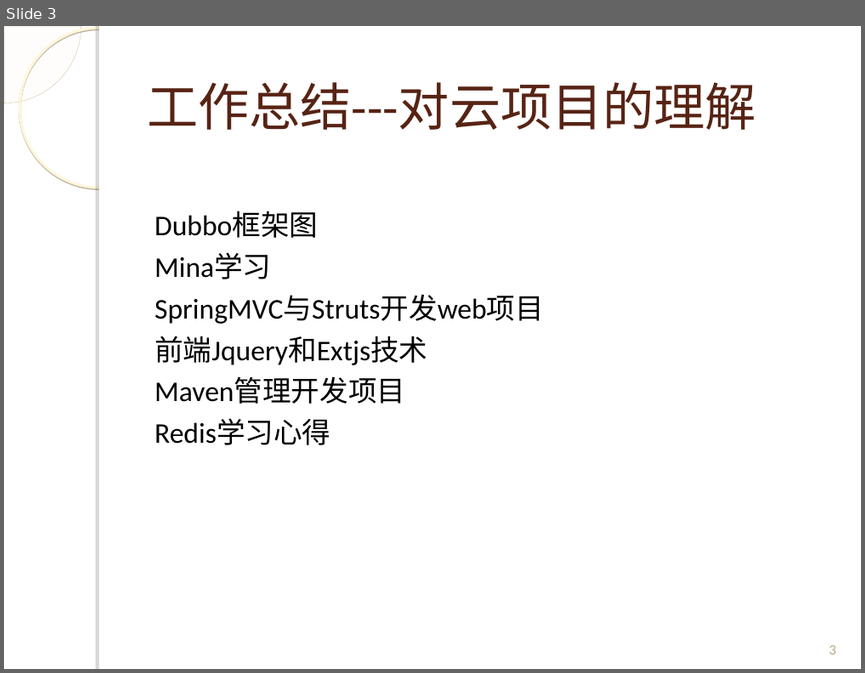
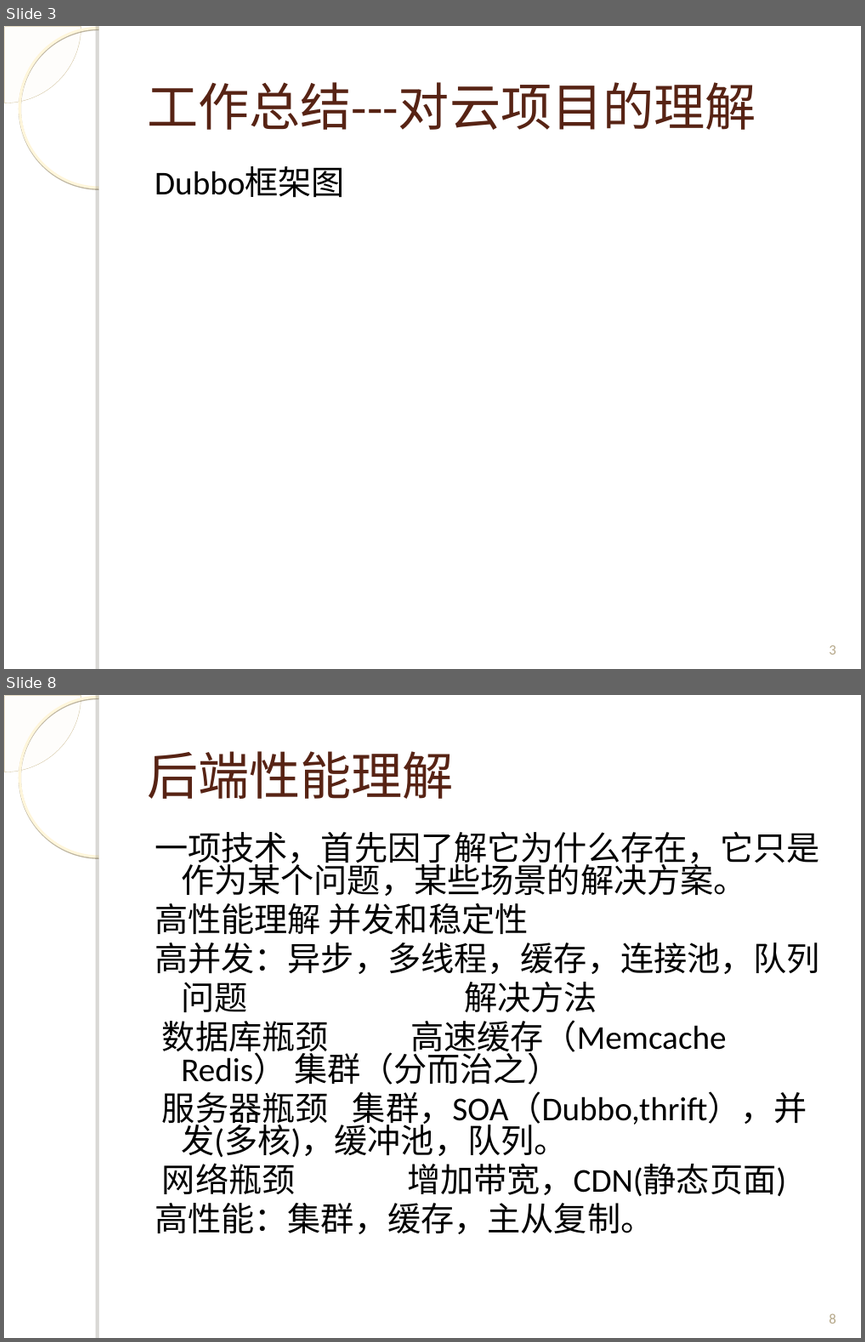
Before and after one commit to Spectrumleeee/Works, a slide deck: document/转正答辩_云平台部_黎光谱.ppt. Shown one above the other, each under a label of ours: slide 3 before the commit, slides 3 and 8 after it; the slides between them are not shown. The pictures are 865x673 and 865x1342 pixels, drawn with LibreOffice and Linux fonts; fonts in the diff are those of the drawing; background and template pictures are left out. Boxes give left, top, right and bottom in pixels: in the first picture for what was removed or moved away, otherwise in the second. Text is boxed around its words. In the diff, an @@ line names an element or a change of style, - is before the commit and + after.

```diff
--- a/document/转正答辩_云平台部_黎光谱.ppt
+++ b/document/转正答辩_云平台部_黎光谱.ppt
@@ slide 8 added at [4,695,861,1338], background picture (left out); not listed: 4 template elements that a slide beside it also shows @@
@@ title added at [147,751,454,799], 43 pt, text #572314 @@
+后端性能理解
@@ text added at [154,832,820,1234], 28 pt, text #000000 @@
+一项技术，首先因了解它为什么存在，它只是作为某个问题，某些场景的解决方案。
+高性能理解 并发和稳定性
+高并发：异步，多线程，缓存，连接池，队列
+问题 解决方法
+数据库瓶颈 高速缓存（Memcache Redis） 集群（分而治之）
+服务器瓶颈 集群，SOA（Dubbo,thrift），并发(多核)，缓冲池，队列。
+网络瓶颈 增加带宽，CDN(静态页面)
+高性能：集群，缓存，主从复制。
@@ page number added at [828,1313,835,1323], 12 pt, text #B5A788 @@
+8
@@ slide 3 changed as well @@
@@ freeform shape at [4,26,80,102]: outline redrawn @@
@@ ellipse at [19,28,179,188]: shadow changed @@
@@ text "Dubbo框架图" at [154,166,345,198]: size 24 to 28 pt; line spacing 1 to 0.9 @@
@@ text at [154,254,544,445]: paragraphs removed @@
-Mina学习
-SpringMVC与Struts开发web项目
-前端Jquery和Extjs技术
-Maven管理开发项目
-Redis学习心得
```
Also in this commit, not shown: 6 other slides changed, 6 other slides added, 1 other file.
